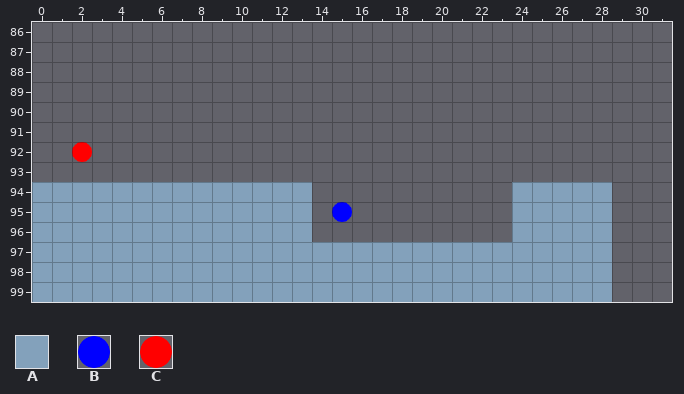
Tiled map: core/assets/maps/test_level.tmx. The picture above is the old version.
Cells are 32x32 px. Shown: x 0..31, y 86..99.
Key: from "level": A 0 "block", B 1 "blue_circle", C 2 "red_circle".
_ is an empty cell.
Objects are placed by their top-left corner, in cells (3,4 is the top-left corner of cell 3,4); size is 1x1 cell unless given.
Layer "Tile Layer 1" before, first column x 0:
 86 ________________________________
 87 ________________________________
 88 ________________________________
 89 ________________________________
 90 ________________________________
 91 ________________________________
 92 ________________________________
 93 ________________________________
 94 AAAAAAAAAAAAAA__________AAAAA___
 95 AAAAAAAAAAAAAA__________AAAAA___
 96 AAAAAAAAAAAAAA__________AAAAA___
 97 AAAAAAAAAAAAAAAAAAAAAAAAAAAAA___
 98 AAAAAAAAAAAAAAAAAAAAAAAAAAAAA___
 99 AAAAAAAAAAAAAAAAAAAAAAAAAAAAA___
Objects on layer "Actors" before:
C "red_circle" at 2,92
B "blue_circle" at 15,95
Now the later version:
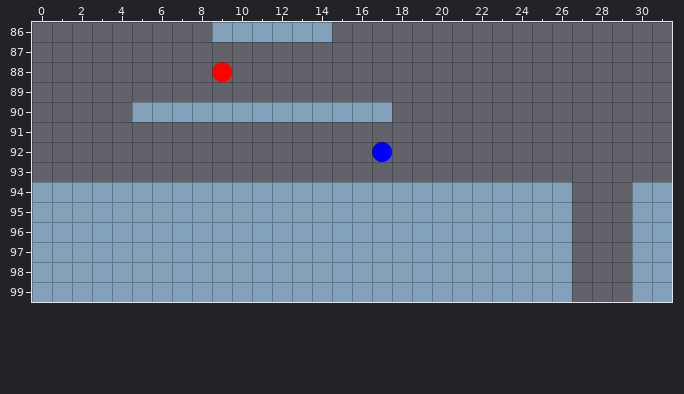
From old to new:
Changed rows in their new state; . is an unchanged cell.
Layer "Tile Layer 1":
first column x 9:
 86 AAAAAA
first column x 5:
 90 AAAAAAAAAAAAA
first column x 14:
 94 AAAAAAAAAA...__.AA
 95 AAAAAAAAAA...__.AA
 96 AAAAAAAAAA...__.AA
 97 .............__.AA
 98 .............__.AA
 99 .............__.AA
Layer "Actors":
changed: C "red_circle" at 2,92 -> C "red_circle" at 9,88
changed: B "blue_circle" at 15,95 -> B "blue_circle" at 17,92
Pixel boxes of the changes (left, top, right, bottom) in both pictures:
added: (212, 22, 332, 42)
new place: (212, 62, 232, 82)
added: (132, 102, 392, 122)
old place: (72, 142, 92, 162)
new place: (372, 142, 392, 162)
changed: (312, 182, 512, 242)
removed: (572, 182, 612, 302)
added: (632, 182, 672, 302)
